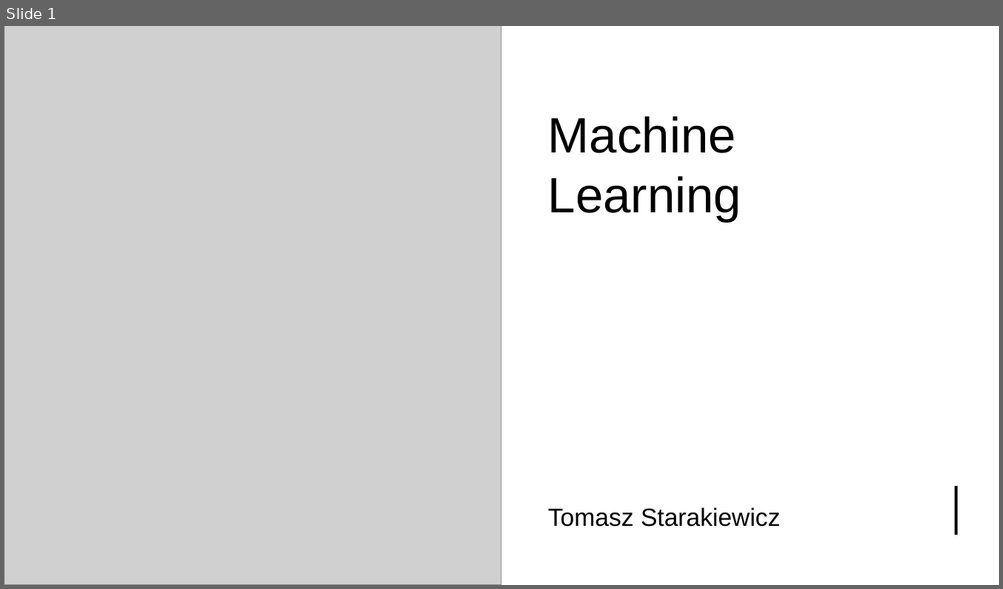
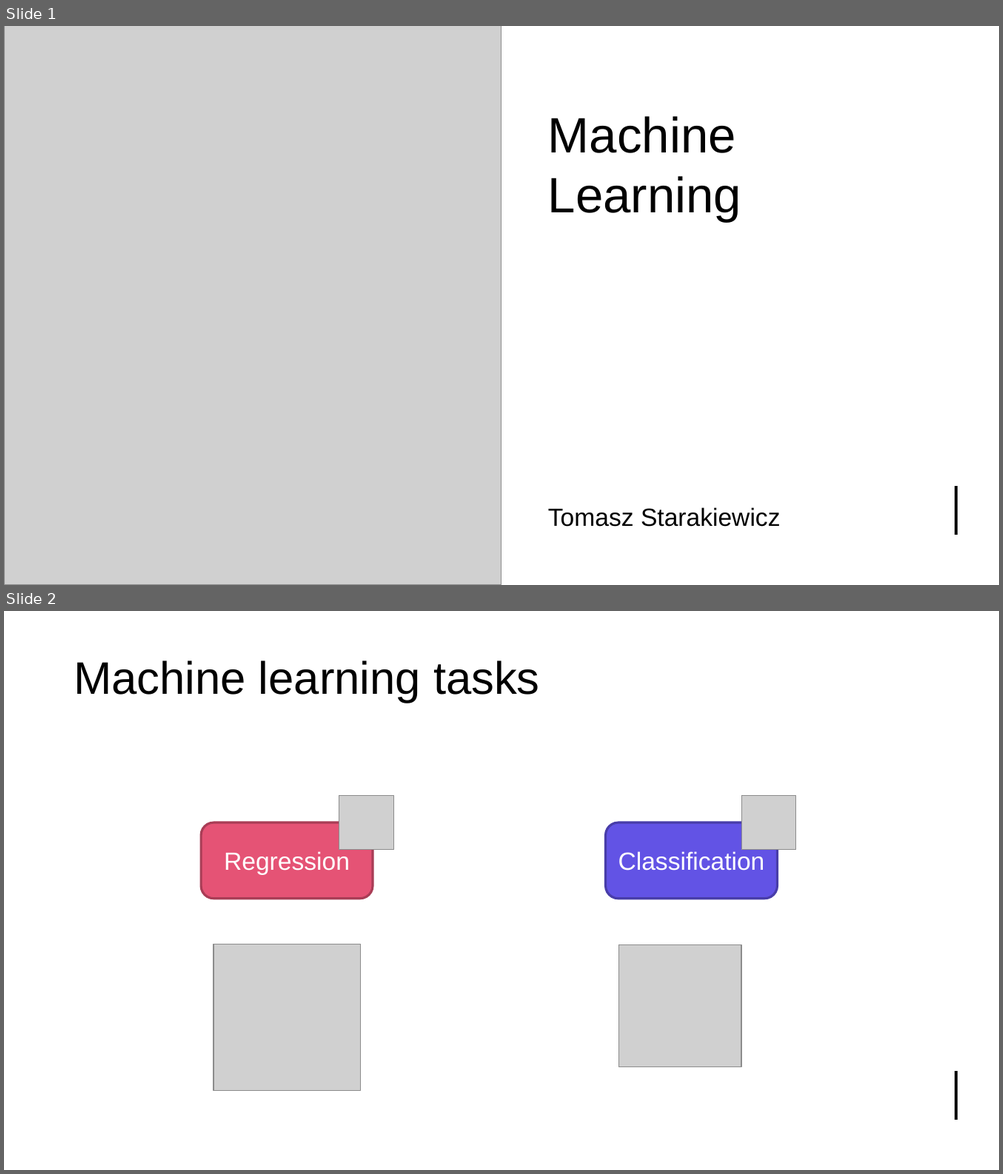
Before and after one commit to tjstarak/DSBA-ML2, a slide deck: slides/ML2_deck.pptx. Shown one above the other, each under a label of ours: slide 1 before the commit, slides 1 and 2 after it. The pictures are 1003x589 and 1003x1174 pixels, drawn with LibreOffice and Linux fonts; fonts in the diff are those of the drawing; grey boxes stand for pictures. Boxes give left, top, right and bottom in pixels: in the first picture for what was removed or moved away, otherwise in the second. Text is boxed around its words. In the diff, an @@ line names an element or a change of style, - is before the commit and + after.

```diff
--- a/slides/ML2_deck.pptx
+++ b/slides/ML2_deck.pptx
@@ slide 2 added at (4, 611, 999, 1170), background #FFFFFF @@
@@ rectangle added at (4, 611, 999, 1170), fill #FFFFFF @@
@@ rectangle added at (4, 611, 999, 742), fill #FFFFFF @@
@@ title added at (74, 661, 540, 703), 44 pt, text #000000 @@
+Machine learning tasks
@@ picture added at (339, 795, 393, 850) @@
@@ picture added at (741, 795, 796, 850) @@
@@ rounded rectangle added at (201, 823, 373, 899), fill #E55375, outline #A93D57 2.25 pt, 24 pt, text #FFFFFF @@
+Regression
@@ rounded rectangle added at (606, 823, 777, 899), fill #6253E5, outline #493DA9 2.25 pt, 24 pt, text #FFFFFF @@
+Classification
@@ picture added at (213, 945, 361, 1091) @@
@@ picture added at (619, 945, 741, 1067) @@
@@ line added from (956, 1071) to (956, 1120), #000000 3 pt @@
```
Also in this commit, not shown: 7 other slides added, 1 slide removed.
